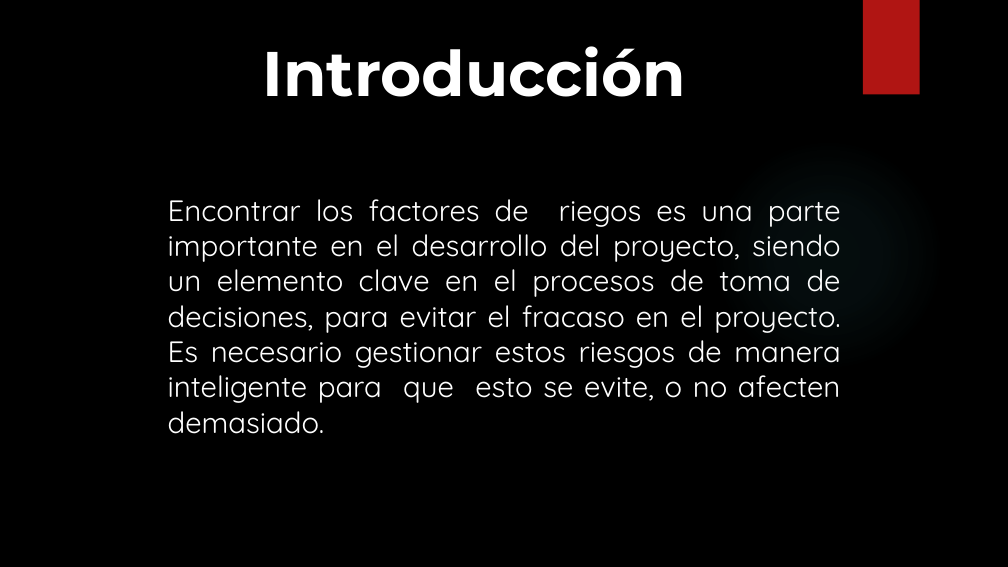
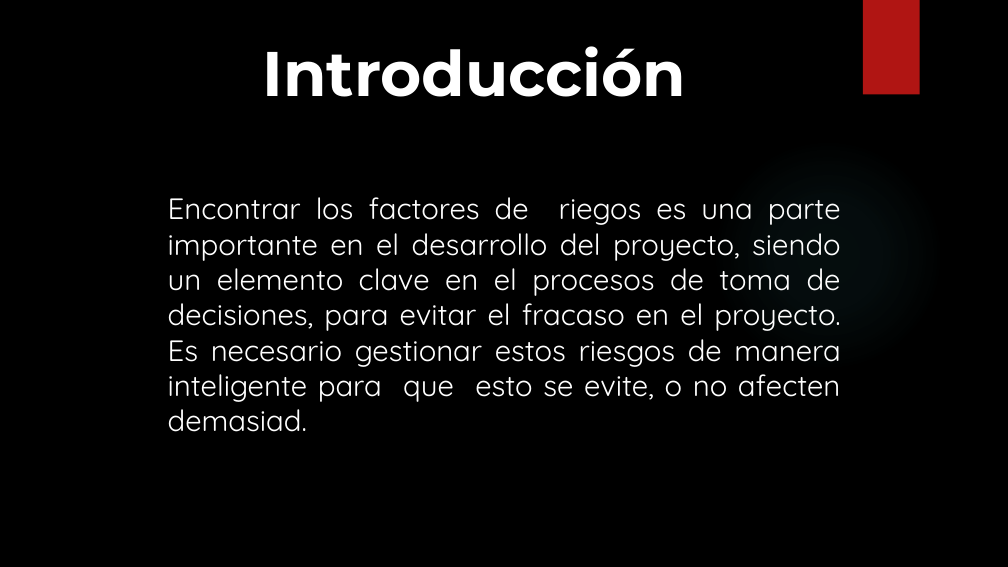
Before and after one commit to SM-ROOT/SM-ROOT, a slide deck: slide 2 of 9°A/administracion_proyectos/Factores de Riesgo.pptx. Drawn at 1008x567 pixels with LibreOffice and Linux fonts; fonts in the diff are those of the drawing; background and template pictures are left out. Boxes give left, top, right and bottom in pixels: in the first picture for what was removed or moved away, otherwise in the second. Text is boxed around its words. In the diff, an @@ line names an element or a change of style, - is before the commit and + after.

Commit message:
se agrego descripcion a las deappositivas de gestion de riesgos

```diff
--- a/9°A/administracion_proyectos/Factores de Riesgo.pptx
+++ b/9°A/administracion_proyectos/Factores de Riesgo.pptx
@@ text at [168,197,841,432]: text changed @@
-Encontrar los factores de riegos es una parte importante en el desarrollo del proyecto, siendo un elemento clave en el procesos de toma de decisiones, para evitar el fracaso en el proyecto. Es necesario gestionar estos riesgos de manera inteligente para que esto se evite, o no afecten demasiado.
+Encontrar los factores de riegos es una parte importante en el desarrollo del proyecto, siendo un elemento clave en el procesos de toma de decisiones, para evitar el fracaso en el proyecto. Es necesario gestionar estos riesgos de manera inteligente para que esto se evite, o no afecten demasiad.
```
Also in this commit, not shown: 6 other slides changed, 5 slides added, 1 slide removed.
